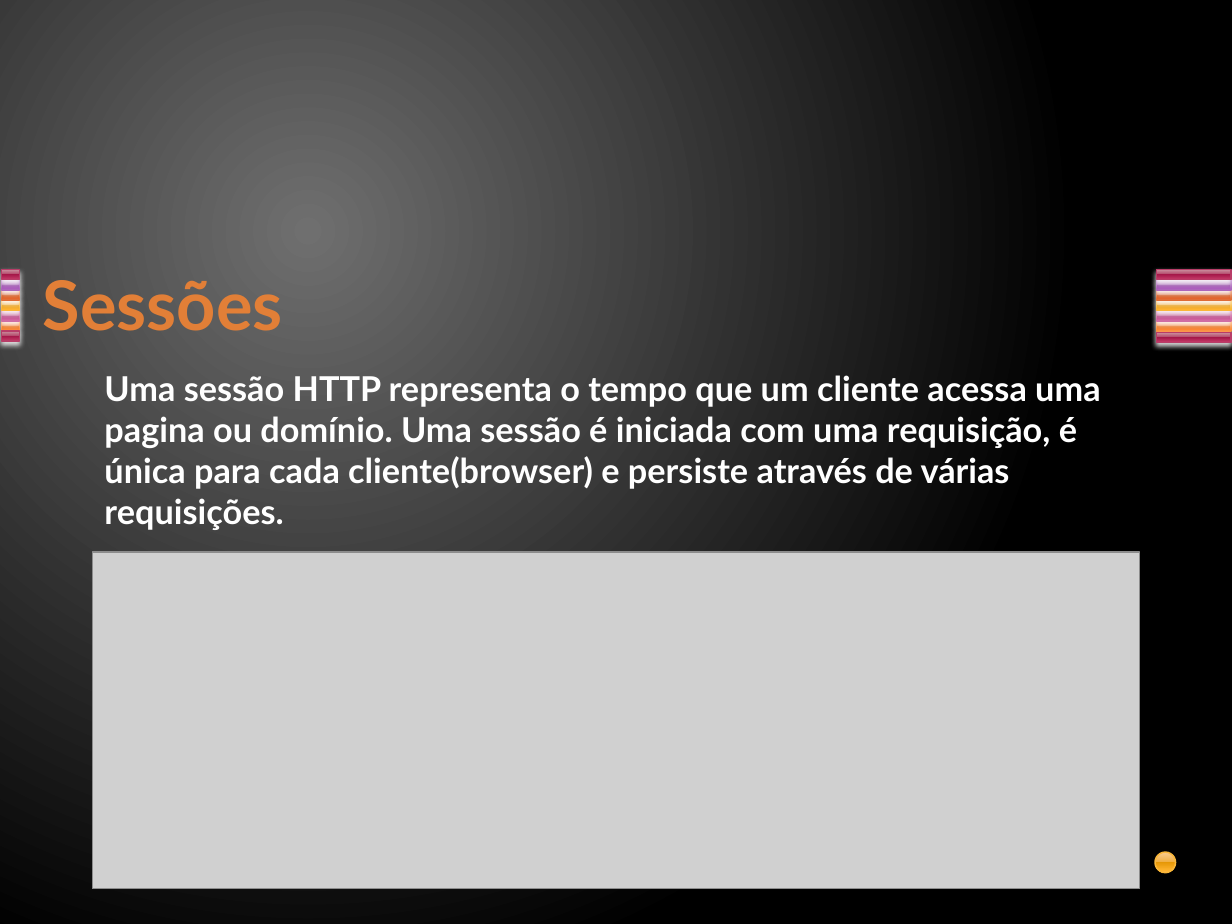
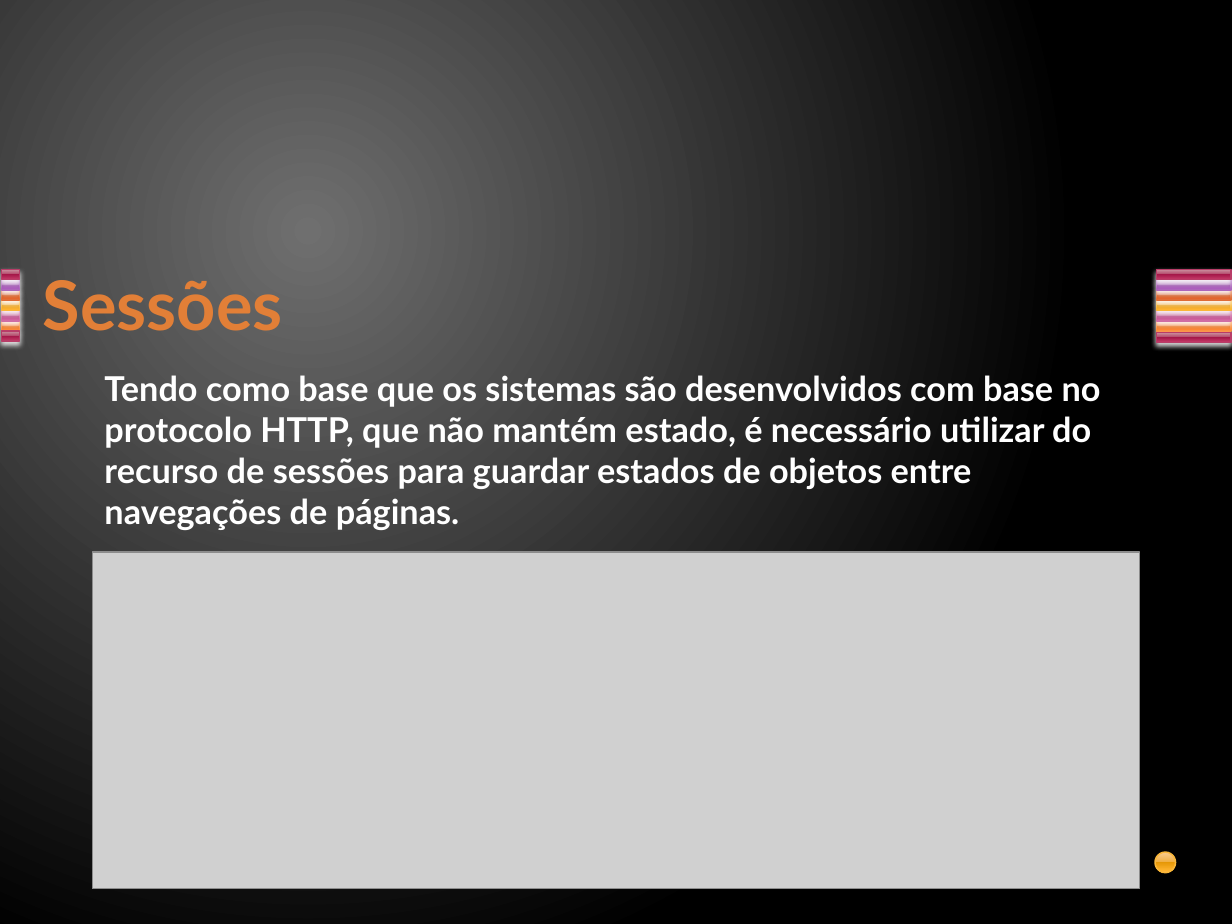
Before and after one commit to davirj9/javaAvancado, a slide deck: slide 15 of AulasAvancado/src/main/resources/br/com/Aula2/Servlets.pptx (slide 16 before the commit). Drawn at 1232x924 pixels with LibreOffice and Linux fonts; fonts in the diff are those of the drawing; grey boxes stand for pictures. Boxes give left, top, right and bottom in pixels: in the first picture for what was removed or moved away, otherwise in the second. Text is boxed around its words. In the diff, an @@ line names an element or a change of style, - is before the commit and + after.

```diff
--- a/AulasAvancado/src/main/resources/br/com/Aula2/Servlets.pptx
+++ b/AulasAvancado/src/main/resources/br/com/Aula2/Servlets.pptx
@@ text at [104, 375, 1101, 530]: text changed @@
-Uma sessão HTTP representa o tempo que um cliente acessa uma pagina ou domínio. Uma sessão é iniciada com uma requisição, é única para cada cliente(browser) e persiste através de várias requisições.
+Tendo como base que os sistemas são desenvolvidos com base no protocolo HTTP, que não mantém estado, é necessário utilizar do recurso de sessões para guardar estados de objetos entre navegações de páginas.
```
Also in this commit, not shown: 4 slides added, 1 slide removed, 32 other files.
